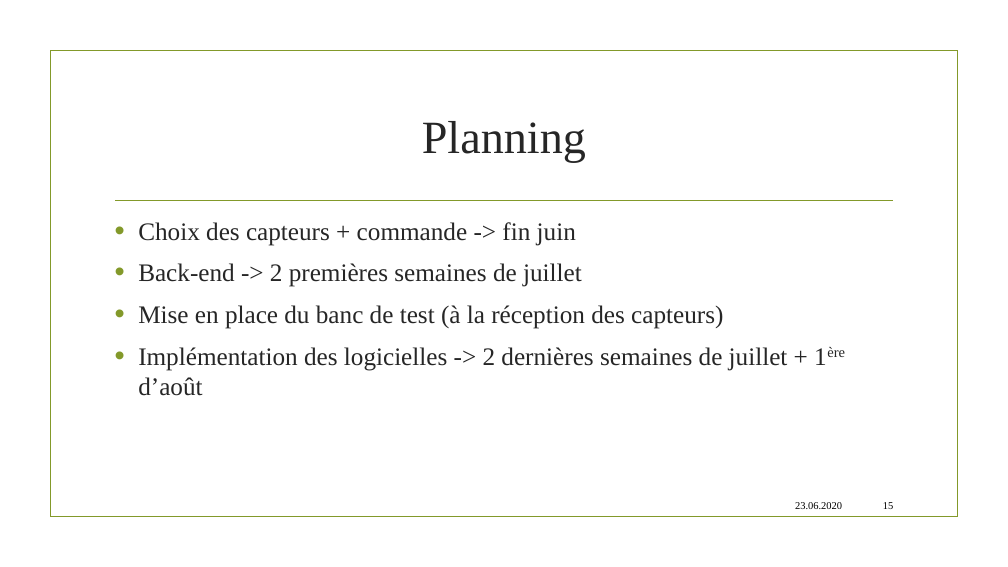
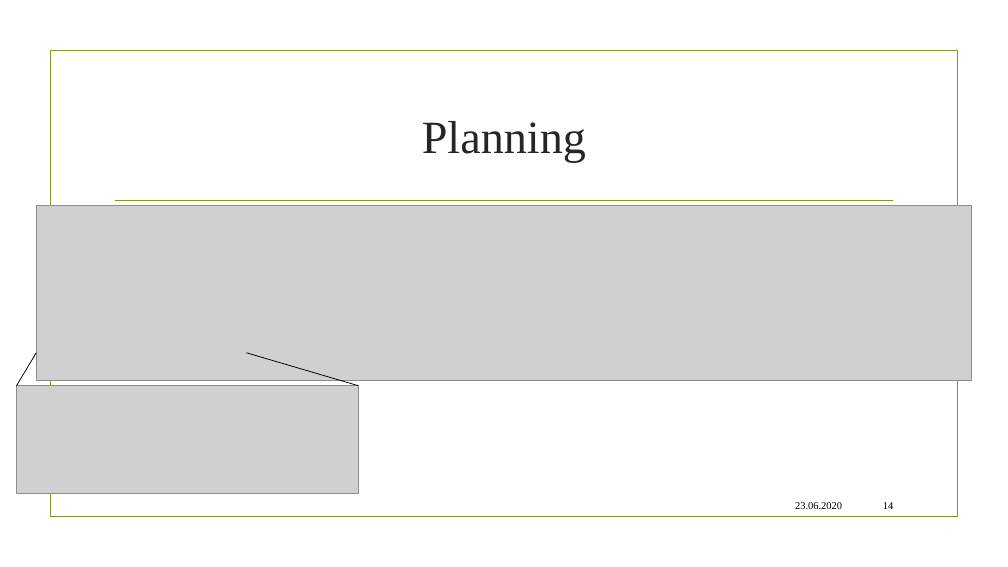
Before and after one commit to Keereslame/TD, a slide deck: slide 14 of Rapport/Présentation intermédiaire.pptx (slide 15 before the commit). Drawn at 1008x567 pixels with LibreOffice and Linux fonts; fonts in the diff are those of the drawing; grey boxes stand for pictures; background and template pictures are left out. Boxes give left, top, right and bottom in pixels: in the first picture for what was removed or moved away, otherwise in the second. Text is boxed around its words. In the diff, an @@ line names an element or a change of style, - is before the commit and + after.

```diff
--- a/Rapport/Présentation intermédiaire.pptx
+++ b/Rapport/Présentation intermédiaire.pptx
@@ picture added at [36, 206, 972, 381] @@
@@ text removed at [138, 222, 788, 396] @@
-• Choix des capteurs + commande -> fin juin
-• Back-end -> 2 premières semaines de juillet
-• Mise en place du banc de test (à la réception des capteurs)
-• Implémentation des logicielles -> 2 dernières semaines de juillet + 1ère d’août
@@ line added from (36, 353) to (17, 386), #000000 0.75 pt @@
@@ line added from (247, 353) to (358, 386), #000000 0.75 pt @@
@@ picture added at [17, 386, 358, 494] @@
@@ page number at [883, 502, 893, 509]: text changed @@
-15
+14
```
Also in this commit, not shown: 9 other slides changed, 1 slide removed, 5 other files.
